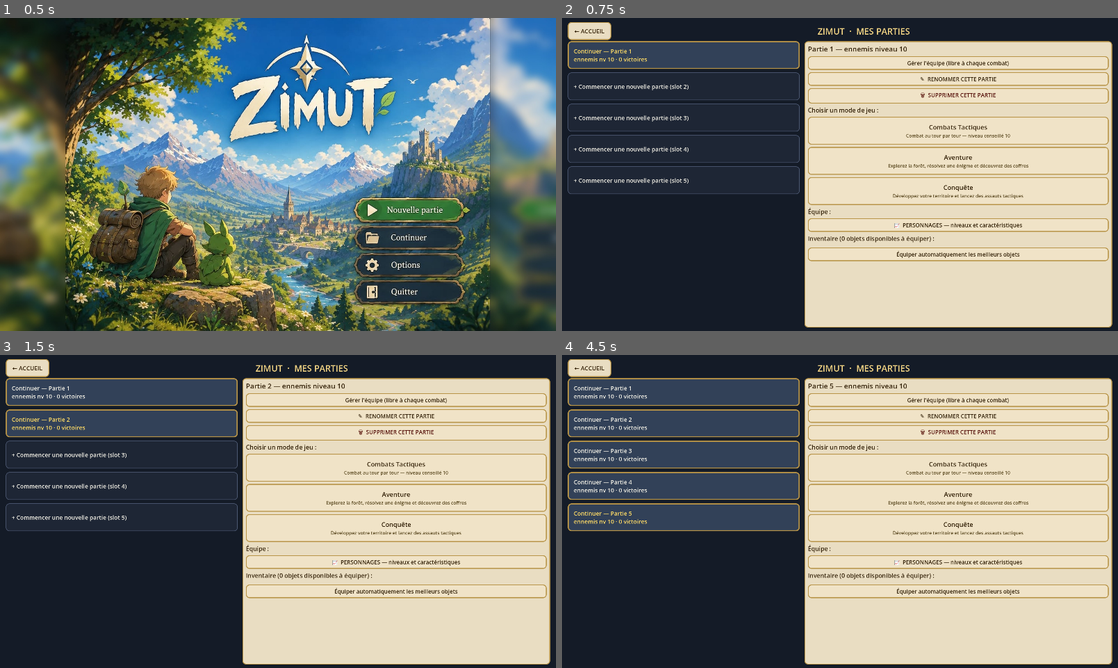
Above: before the commit, frames 1-4 (two rows, left to right).
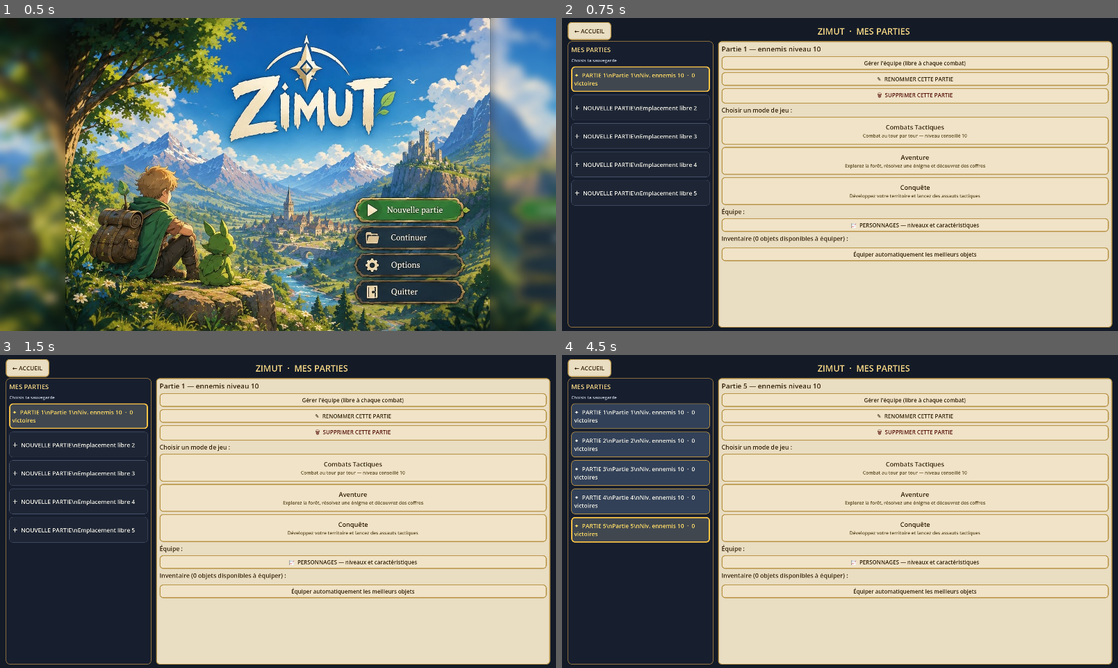
Above: after the commit, the same moments.

Repository: CharlieG42/Zimut
Game: Godot game, scene res://scenes/MainMenu.tscn
Two runs of this game, one before a commit and one after it. Both use one fixed random seed, a clock stepped at 60 frames per second and the inputs below.
Inputs (mouse positions are in pixels of both pictures, inside the frame that each line leads up to):
- Up to frame 1 (0.5 s): no input
- Up to frame 2 (0.75 s): click (973, 208) at 0.5 s
- Up to frame 3 (1.5 s): click (122, 423) at 1.25 s, where only the run before the commit has a clickable "+ Commencer une nouvelle part…"
- Up to frame 4 (4.5 s): click (639, 445) at 2 s, where only the run after the commit has a clickable "＋ NOUVELLE PARTIE\nEmplacemen…"; click (639, 473) at 2.75 s, where only the run after the commit has a clickable "＋ NOUVELLE PARTIE\nEmplacemen…"; click (639, 502) at 3.5 s, where only the run after the commit has a clickable "＋ NOUVELLE PARTIE\nEmplacemen…"; click (684, 517) at 4.25 s, where only the run before the commit has a clickable "+ Commencer une nouvelle part…"

Frame 1 is identical in both runs. In frame 2, 23% of the frame differs, in the area x 1-84%, y 7-99%; in frame 3, 22%; in frame 4, 25%.

Commit message:
ui: styliser la sélection des parties et élargir le panneau de détail

Diff:
--- a/prototype/zimut/scripts/SaveSlotsUI.gd
+++ b/prototype/zimut/scripts/SaveSlotsUI.gd
@@ -16,6 +16,8 @@
 
 var _root: Control
 var _slots_box: VBoxContainer
+var _slots_content: VBoxContainer
+var _slots_panel: PanelContainer
 var _detail_panel: PanelContainer
 var _detail_box: VBoxContainer
 var _main_layout: BoxContainer
@@ -88,17 +90,42 @@
 	main.add_theme_constant_override("separation", 16)
 	_root.add_child(main)
 
+	var slots_panel := PanelContainer.new()
+	_slots_panel = slots_panel
+	slots_panel.size_flags_horizontal = Control.SIZE_EXPAND_FILL
+	slots_panel.size_flags_vertical = Control.SIZE_EXPAND_FILL
+	slots_panel.add_theme_stylebox_override("panel", _slots_panel_style())
+	main.add_child(slots_panel)
+
 	var slots_scroll := ScrollContainer.new()
 	_slots_scroll = slots_scroll
 	slots_scroll.size_flags_horizontal = Control.SIZE_EXPAND_FILL
 	slots_scroll.size_flags_vertical = Control.SIZE_EXPAND_FILL
 	slots_scroll.horizontal_scroll_mode = ScrollContainer.SCROLL_MODE_DISABLED
-	main.add_child(slots_scroll)
+	slots_panel.add_child(slots_scroll)
+
+	_slots_content = VBoxContainer.new()
+	_slots_content.size_flags_horizontal = Control.SIZE_EXPAND_FILL
+	_slots_content.add_theme_constant_override("separation", 10)
+	slots_scroll.add_child(_slots_content)
+
+	var slots_heading := Label.new()
+	slots_heading.text = "MES PARTIES"
+	slots_heading.add_theme_font_size_override("font_size", _ui_font(22))
+	slots_heading.add_theme_color_override("font_color", Color(0.96, 0.84, 0.52))
+	_slots_content.add_child(slots_heading)
+
+	var slots_subtitle := Label.new()
+	slots_subtitle.text = "Choisis ta sauvegarde"
+	slots_subtitle.add_theme_font_size_override("font_size", _ui_font(15))
+	slots_subtitle.add_theme_color_override("font_color", Color(0.77, 0.81, 0.87))
+	slots_subtitle.autowrap_mode = TextServer.AUTOWRAP_WORD_SMART
+	_slots_content.add_child(slots_subtitle)
 
 	_slots_box = VBoxContainer.new()
 	_slots_box.size_flags_horizontal = Control.SIZE_EXPAND_FILL
-	_slots_box.add_theme_constant_override("separation", 12)
-	slots_scroll.add_child(_slots_box)
+	_slots_box.add_theme_constant_override("separation", 10)
+	_slots_content.add_child(_slots_box)
 
 	_detail_panel = PanelContainer.new()
 	_detail_panel.size_flags_horizontal = Control.SIZE_EXPAND_FILL
@@ -142,18 +169,34 @@
 	var stacked: bool = _use_stacked_layout()
 	_main_layout.vertical = stacked
 	_main_layout.add_theme_constant_override("separation", 10 if stacked else 16)
+	_slots_panel.size_flags_horizontal = Control.SIZE_EXPAND_FILL
+	_slots_panel.size_flags_vertical = Control.SIZE_EXPAND_FILL
 	_slots_scroll.size_flags_horizontal = Control.SIZE_EXPAND_FILL
 	_slots_scroll.size_flags_vertical = Control.SIZE_EXPAND_FILL
 	_detail_panel.size_flags_horizontal = Control.SIZE_EXPAND_FILL
 	_detail_panel.size_flags_vertical = Control.SIZE_EXPAND_FILL
 	if stacked:
-		_slots_scroll.custom_minimum_size = Vector2(0, 150)
-		_slots_scroll.size_flags_stretch_ratio = 0.36
-		_detail_panel.size_flags_stretch_ratio = 0.64
+		_slots_panel.custom_minimum_size = Vector2(0, 0)
+		_slots_panel.size_flags_stretch_ratio = 0.30
+		_detail_panel.size_flags_stretch_ratio = 0.70
+		_slots_scroll.custom_minimum_size = Vector2(0, 0)
 	else:
+		_slots_panel.custom_minimum_size = Vector2(260, 0)
+		_slots_panel.size_flags_stretch_ratio = 0.27
+		_detail_panel.size_flags_stretch_ratio = 0.73
 		_slots_scroll.custom_minimum_size = Vector2(0, 0)
-		_slots_scroll.size_flags_stretch_ratio = 0.43
-		_detail_panel.size_flags_stretch_ratio = 0.57
+
+func _slots_panel_style() -> StyleBoxFlat:
+	var s := StyleBoxFlat.new()
+	s.bg_color = Color(0.09, 0.12, 0.18, 0.98)
+	s.border_color = Color(0.58, 0.46, 0.25, 1.0)
+	s.set_border_width_all(2)
+	s.set_corner_radius_all(14)
+	s.content_margin_left = 12
+	s.content_margin_right = 12
+	s.content_margin_top = 14
+	s.content_margin_bottom = 14
+	return s
 
 func _flat() -> StyleBoxFlat:
 	var s := StyleBoxFlat.new()
@@ -176,23 +219,25 @@
 		used[int(sv["id"])] = sv
 	for slot: int in range(ProgressionManager.MAX_SAVES):
 		var btn := Button.new()
-		btn.custom_minimum_size = Vector2(0, 82 if _is_compact() else 96)
+		btn.custom_minimum_size = Vector2(0, 76 if _is_compact() else 88)
 		btn.size_flags_horizontal = Control.SIZE_EXPAND_FILL
 		btn.alignment = HORIZONTAL_ALIGNMENT_LEFT
+		btn.autowrap_mode = TextServer.AUTOWRAP_WORD_SMART
 		var is_used: bool = used.has(slot)
 		if is_used:
 			var sv: Dictionary = used[slot]
-			btn.text = "  Continuer — %s\n  ennemis nv %d · %d victoires" % [sv["name"], sv["level"], sv["victories"]]
-			btn.add_theme_stylebox_override("normal", _flat_bg(COL_SLOT_USED_BG, COL_BORDER, 4))
-			btn.add_theme_stylebox_override("hover", _flat_bg(COL_SLOT_USED_BG.lightened(0.15), COL_BORDER, 5))
+			btn.text = "✦  PARTIE %d\\n%s\\nNiv. ennemis %d  ·  %d victoires" % [slot + 1, sv["name"], sv["level"], sv["victories"]]
+			btn.add_theme_stylebox_override("normal", _flat_bg(COL_SLOT_USED_BG, COL_BORDER, 2))
+			btn.add_theme_stylebox_override("hover", _flat_bg(COL_SLOT_USED_BG.lightened(0.12), COL_BORDER, 3))
 		else:
-			btn.text = "  + Commencer une nouvelle partie (slot %d)" % (slot + 1)
-			btn.add_theme_stylebox_override("normal", _flat_bg(COL_SLOT_EMPTY_BG, Color(0.3, 0.35, 0.45), 2))
-			btn.add_theme_stylebox_override("hover", _flat_bg(COL_SLOT_EMPTY_BG.lightened(0.15), Color(0.3, 0.35, 0.45), 3))
+			btn.text = "＋  NOUVELLE PARTIE\\nEmplacement libre %d" % (slot + 1)
+			btn.add_theme_stylebox_override("normal", _flat_bg(COL_SLOT_EMPTY_BG, Color(0.3, 0.35, 0.45), 1))
+			btn.add_theme_stylebox_override("hover", _flat_bg(COL_SLOT_EMPTY_BG.lightened(0.12), Color(0.58, 0.46, 0.25), 2))
 		btn.add_theme_font_size_override("font_size", _ui_font(20))
 		btn.add_theme_color_override("font_color", Color(0.95, 0.94, 0.90))
 		if slot == _current_slot:
 			btn.add_theme_color_override("font_color", Color(1.0, 0.86, 0.4))
+			btn.add_theme_stylebox_override("normal", _flat_bg(Color(0.25, 0.28, 0.31), Color(1.0, 0.78, 0.28), 4))
 		var slot_ref: int = slot
 		btn.pressed.connect(func() -> void: _on_slot_pressed(slot_ref))
 		_slots_box.add_child(btn)
